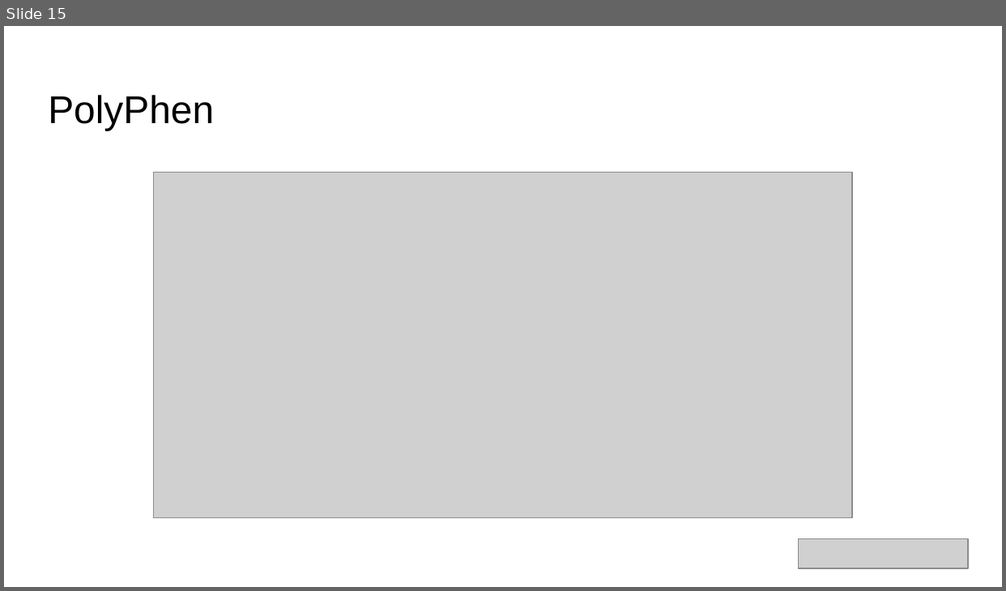
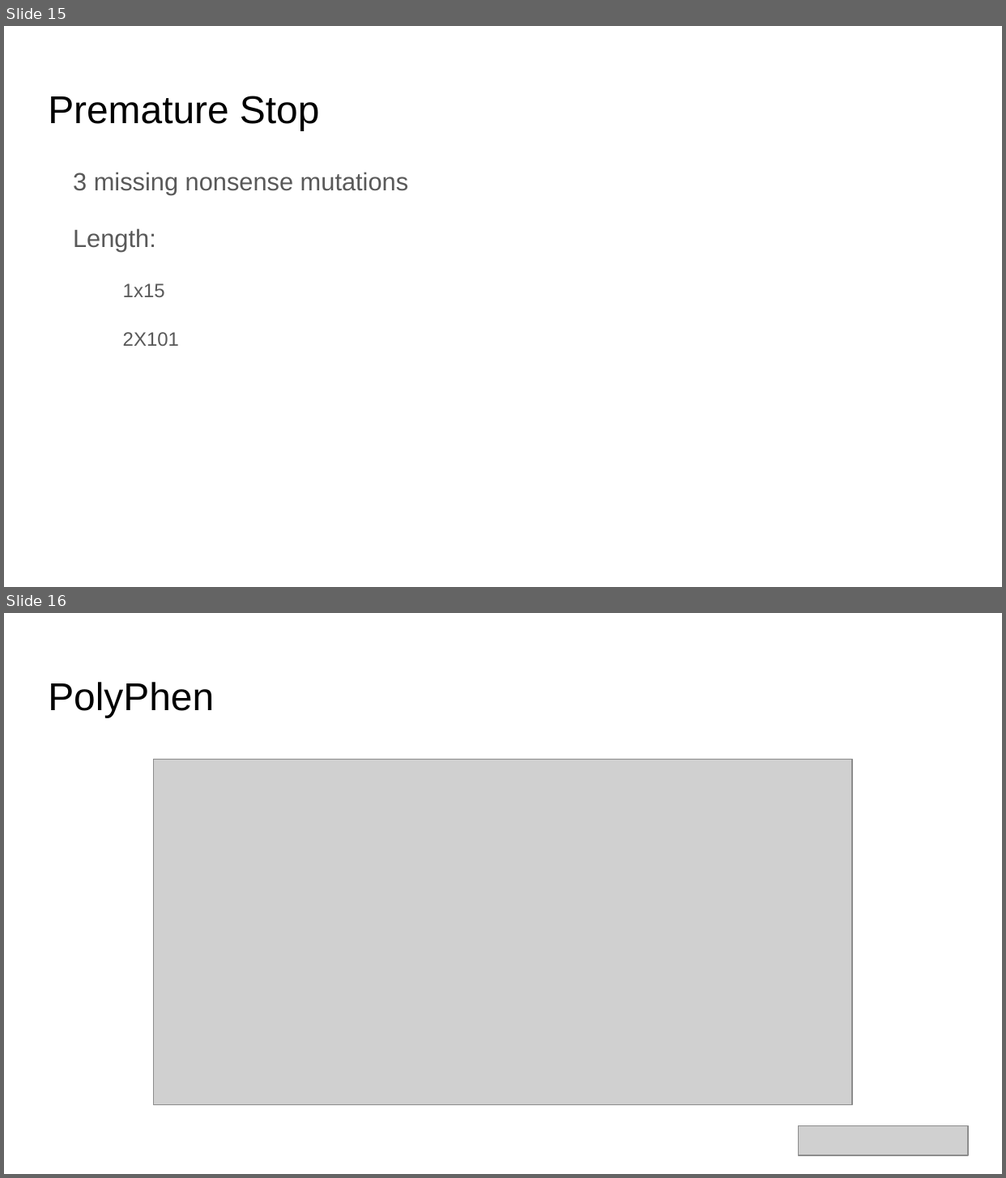
Before and after one commit to CBB752Spring2017/final-project-1-3-team2-team-1-3-2, a slide deck: Presentation 1.3.pptx. Shown one above the other, each under a label of ours: slide 15 before the commit, slides 15 and 16 after it. The pictures are 1006x591 and 1006x1178 pixels, drawn with LibreOffice and Linux fonts; fonts in the diff are those of the drawing; grey boxes stand for pictures. Boxes give left, top, right and bottom in pixels: in the first picture for what was removed or moved away, otherwise in the second. Text is boxed around its words. In the diff, an @@ line names an element or a change of style, - is before the commit and + after.

Commit message:
Added Premature Stop slide

```diff
--- a/Presentation 1.3.pptx
+++ b/Presentation 1.3.pptx
@@ slide 15 added at [4, 26, 1002, 587], background #FFFFFF @@
@@ title added at [48, 96, 319, 130], 28 pt, text #000000 @@
+Premature Stop
@@ text added at [73, 172, 408, 346], 18 pt, text #595959 @@
+3 missing nonsense mutations
+Length:
+  1x15
+  2X101
@@ what was slide 15 is now slide 16 @@
```
